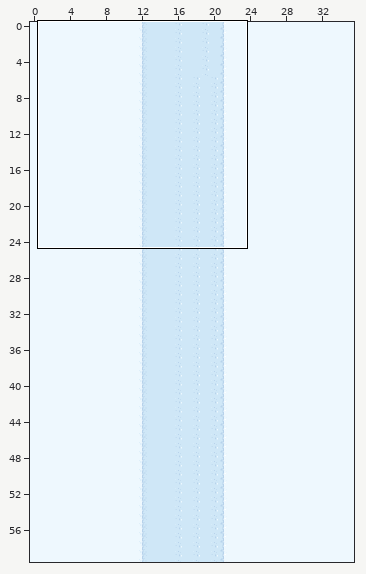
One commit to this Tiled map: game_components/map_pieces/map_0.tmx. The first picture is a wide view before the edit; the outline marks the close-up.
Close-up. As it was:
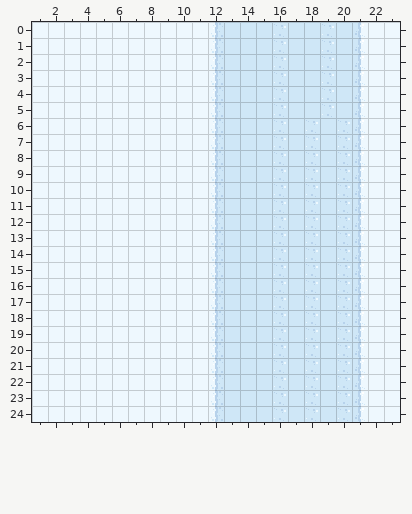
Cells are 16x16 px. Shown: x 1..23, y 0..24. The commit also changed other parts of the map, which this record leaves out.
After:
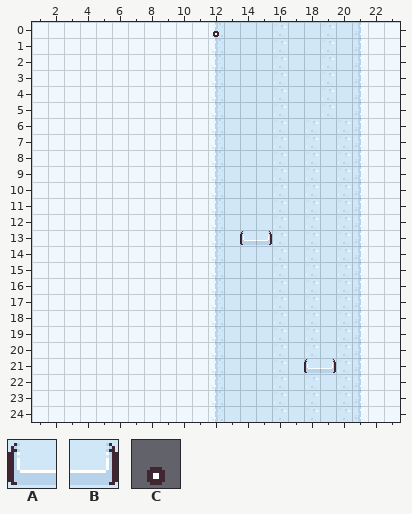
Key: from "FrostyFall": A 62, B 63, C 131.
_ is an empty cell, . an unchanged one.
Tiles of an added or newly shown layer are drawn over the layers below it.
The exact change:
--- layer "Killer"
@@ x 14..15 @@
-13 __
+13 AB
@@ x 18..19 @@
-21 __
+21 AB
--- layer "Starter" (now shown)
@@ x 12..12 @@
- 0 _
+ 0 C
